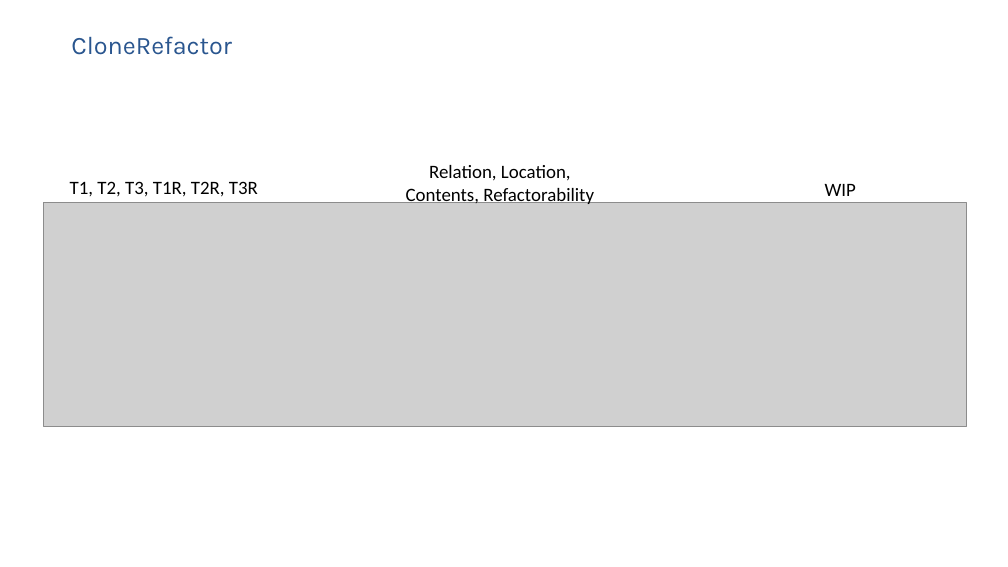
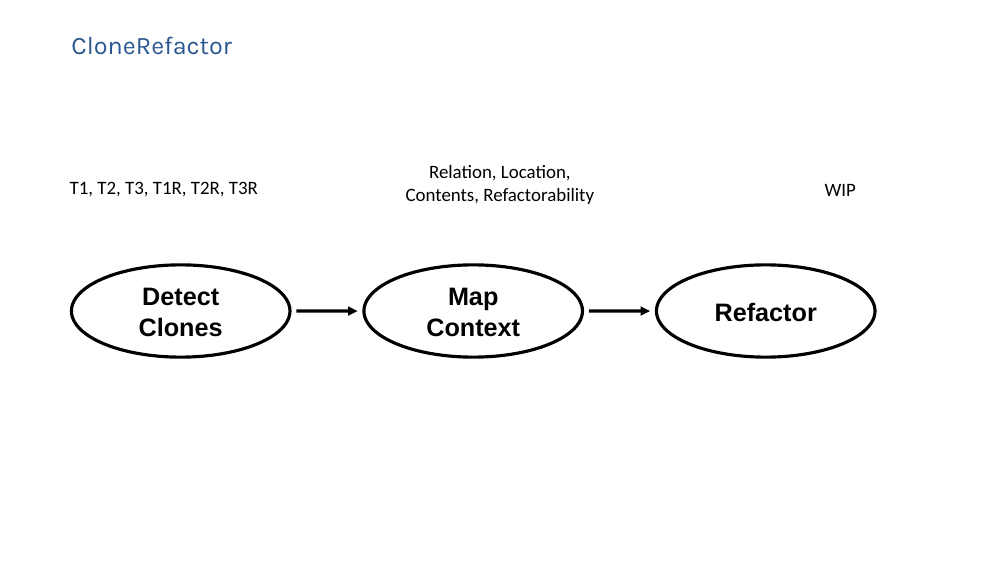
Before and after one commit to SimonBaars/Master-Thesis-Simon-Baars, a slide deck: slide 41 of presentations/FinalPresentation.odp (slide 25 before the commit). Drawn at 1008x567 pixels with LibreOffice and Linux fonts; fonts in the diff are those of the drawing; grey boxes stand for pictures. Boxes give left, top, right and bottom in pixels: in the first picture for what was removed or moved away, otherwise in the second. Text is boxed around its words. In the diff, an @@ line names an element or a change of style, - is before the commit and + after.

```diff
--- a/presentations/FinalPresentation.odp
+++ b/presentations/FinalPresentation.odp
@@ picture removed at (44,203,967,426) @@
@@ ellipse added at (71,265,290,357), fill #FFFFFF, outline #000000 3 pt, 24 pt, text #000000, bold @@
+Detect Clones
@@ ellipse added at (364,265,582,357), fill #FFFFFF, outline #000000 3 pt, 24 pt, text #000000, bold @@
+Map Context
@@ ellipse added at (656,265,875,357), fill #FFFFFF, outline #000000 3 pt, 24 pt, text #000000, bold @@
+Refactor
@@ arrow added from (296, 311) to (358, 311), #000000 3 pt @@
@@ arrow added from (589, 311) to (650, 311), #000000 3 pt @@
```
Also in this commit, not shown: 17 other slides changed, 20 slides added.
